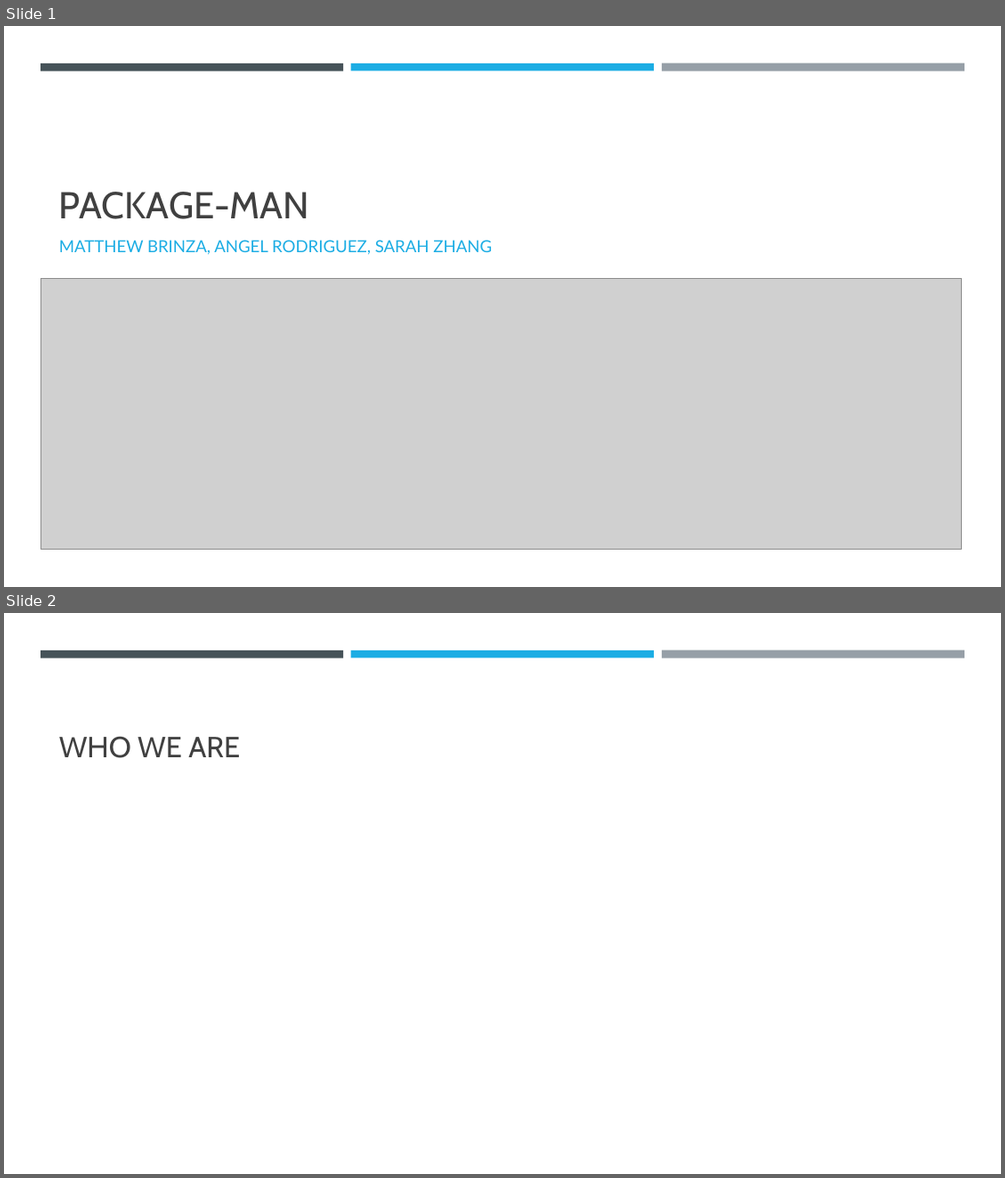
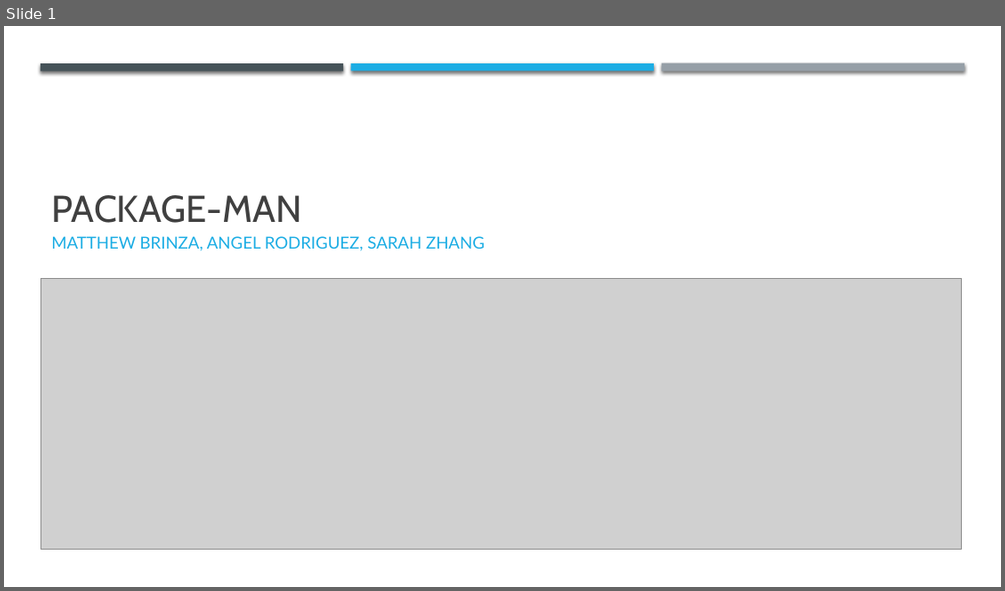
Before and after one commit to rodriang000/Sickle-Cell-Hackathon, a slide deck: hackathon presentation.pptx. Shown one above the other, each under a label of ours: slides 1 and 2 before the commit, slide 1 after it. The pictures are 1005x1178 and 1005x591 pixels, drawn with LibreOffice and Linux fonts; fonts in the diff are those of the drawing; grey boxes stand for pictures. Boxes give left, top, right and bottom in pixels: in the first picture for what was removed or moved away, otherwise in the second. Text is boxed around its words. In the diff, an @@ line names an element or a change of style, - is before the commit and + after.

```diff
--- a/hackathon presentation.pptx
+++ b/hackathon presentation.pptx
@@ slide 2 removed at (x1=4, y1=613, x2=1001, y2=1174), background #FFFFFF @@
@@ rectangle removed at (x1=40, y1=650, x2=343, y2=657) @@
@@ rectangle removed at (x1=351, y1=650, x2=654, y2=657) @@
@@ rectangle removed at (x1=662, y1=650, x2=964, y2=658) @@
@@ title removed at (x1=59, y1=736, x2=240, y2=758) @@
-WHO WE ARE
@@ slide 1 changed as well @@
@@ shadow on in 3 elements at (x1=40, y1=63, x2=343, y2=70), (x1=351, y1=63, x2=654, y2=70), (x1=662, y1=63, x2=964, y2=71) @@
@@ title "PACKAGE-MAN" moved from (x1=59, y1=192, x2=310, y2=219) to (x1=51, y1=195, x2=302, y2=223) @@
@@ subtitle "MATTHEW BRINZA, ANGEL RODRIGUEZ, SARAH ..." moved from (x1=59, y1=240, x2=492, y2=255) to (x1=51, y1=236, x2=485, y2=251) @@
```
Also in this commit, not shown: 5 other slides changed.
